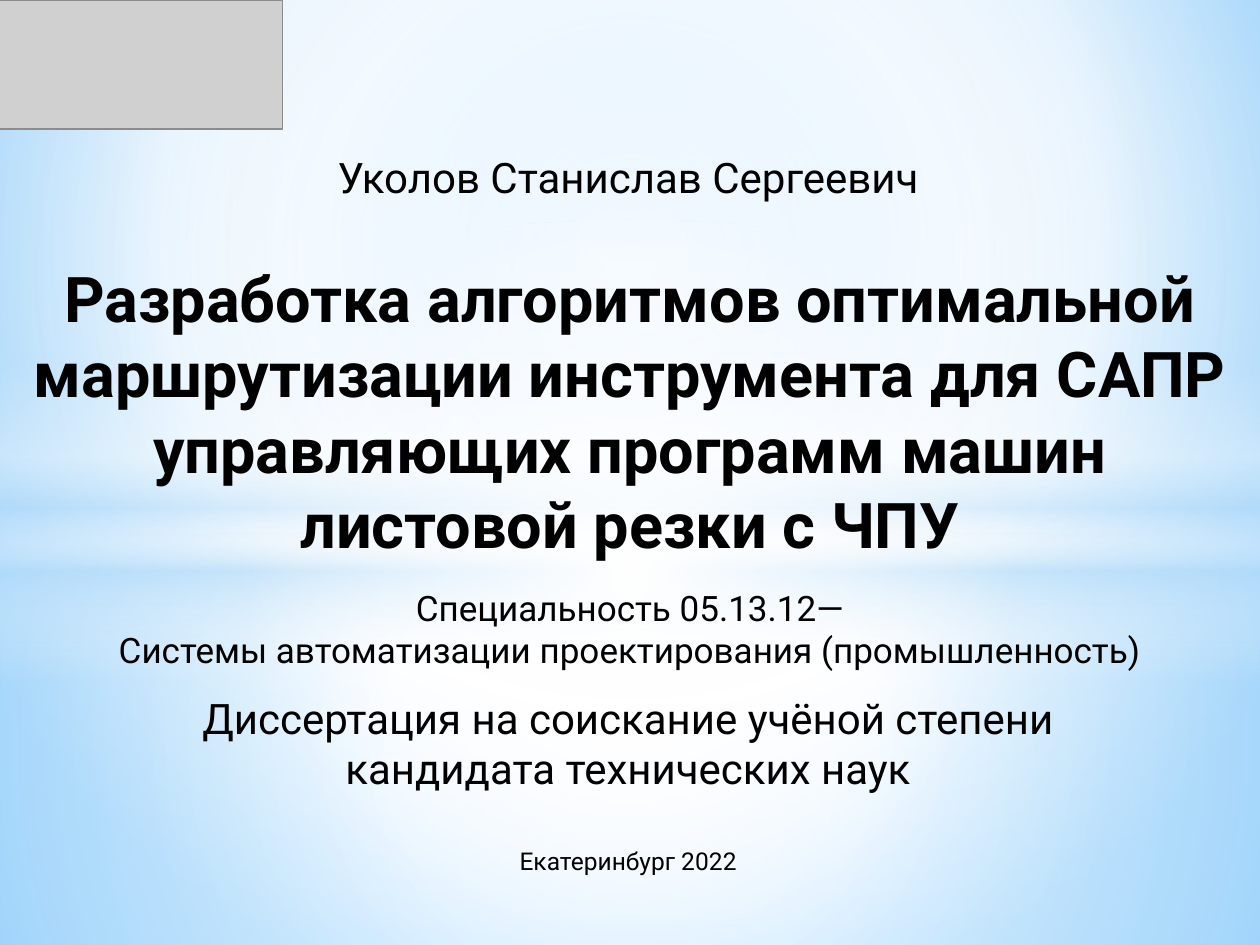
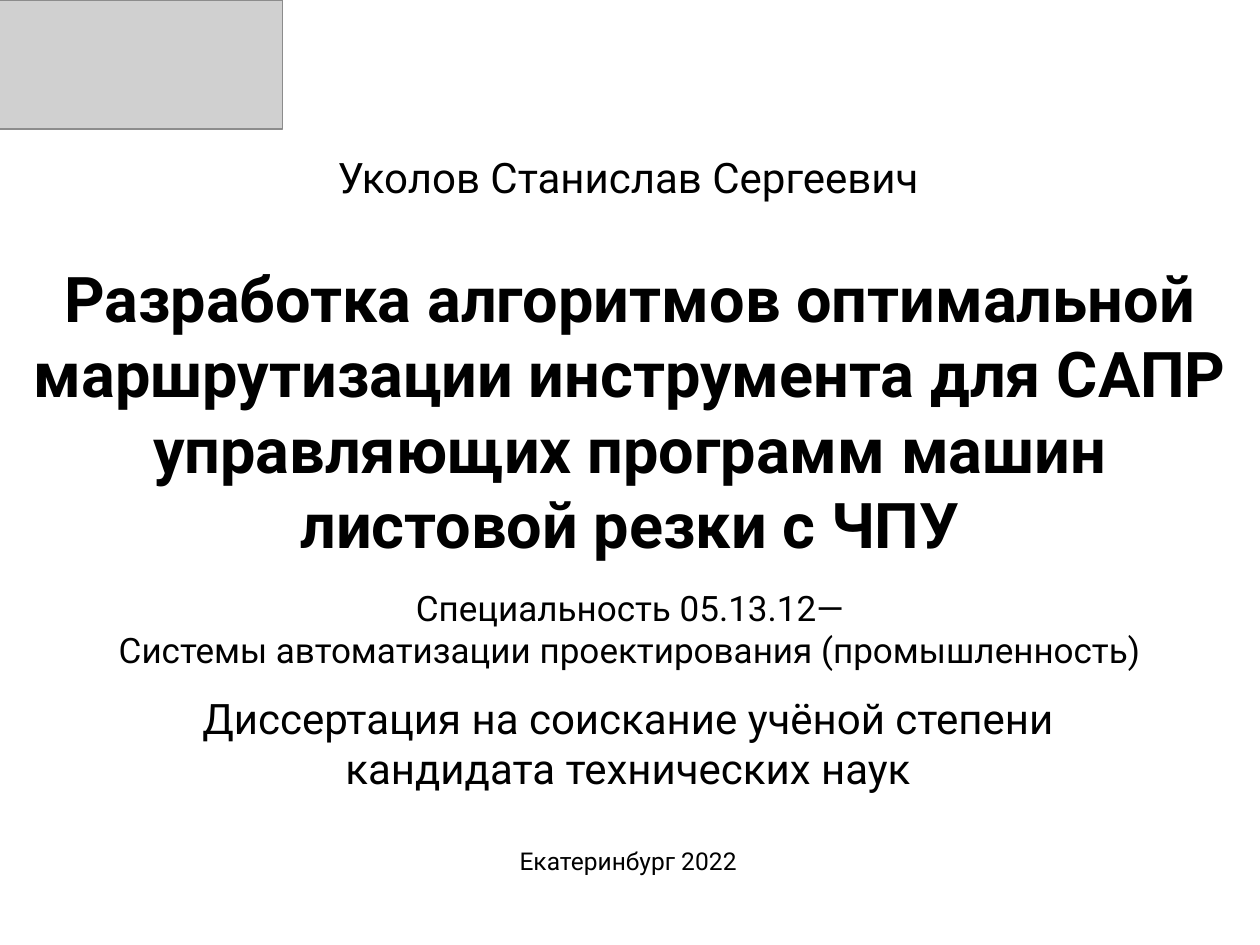
Before and after one commit to ukoloff/these, a slide deck: slide 1 of docx/К заседанию/30 Доклад.pptx. Drawn at 1260x945 pixels with LibreOffice and Linux fonts; fonts in the diff are those of the drawing; grey boxes stand for pictures. Boxes give left, top, right and bottom in pixels: in the first picture for what was removed or moved away, otherwise in the second. Text is boxed around its words. In the diff, an @@ line names an element or a change of style, - is before the commit and + after.

Commit message:
White background

```diff
--- a/docx/К заседанию/30 Доклад.pptx
+++ b/docx/К заседанию/30 Доклад.pptx
@@ background gradient #9ED5FF to #FFFFFF to #5BB9FF to #FFFFFF @@
@@ rectangle removed at [0, 0, 1260, 533] @@
@@ ellipse removed at [0, 220, 1260, 924] @@
@@ rectangle removed at [0, 365, 1260, 680] @@
@@ rectangle removed at [0, 533, 1260, 945] @@
```
Also in this commit, not shown: 33 other slides changed.
